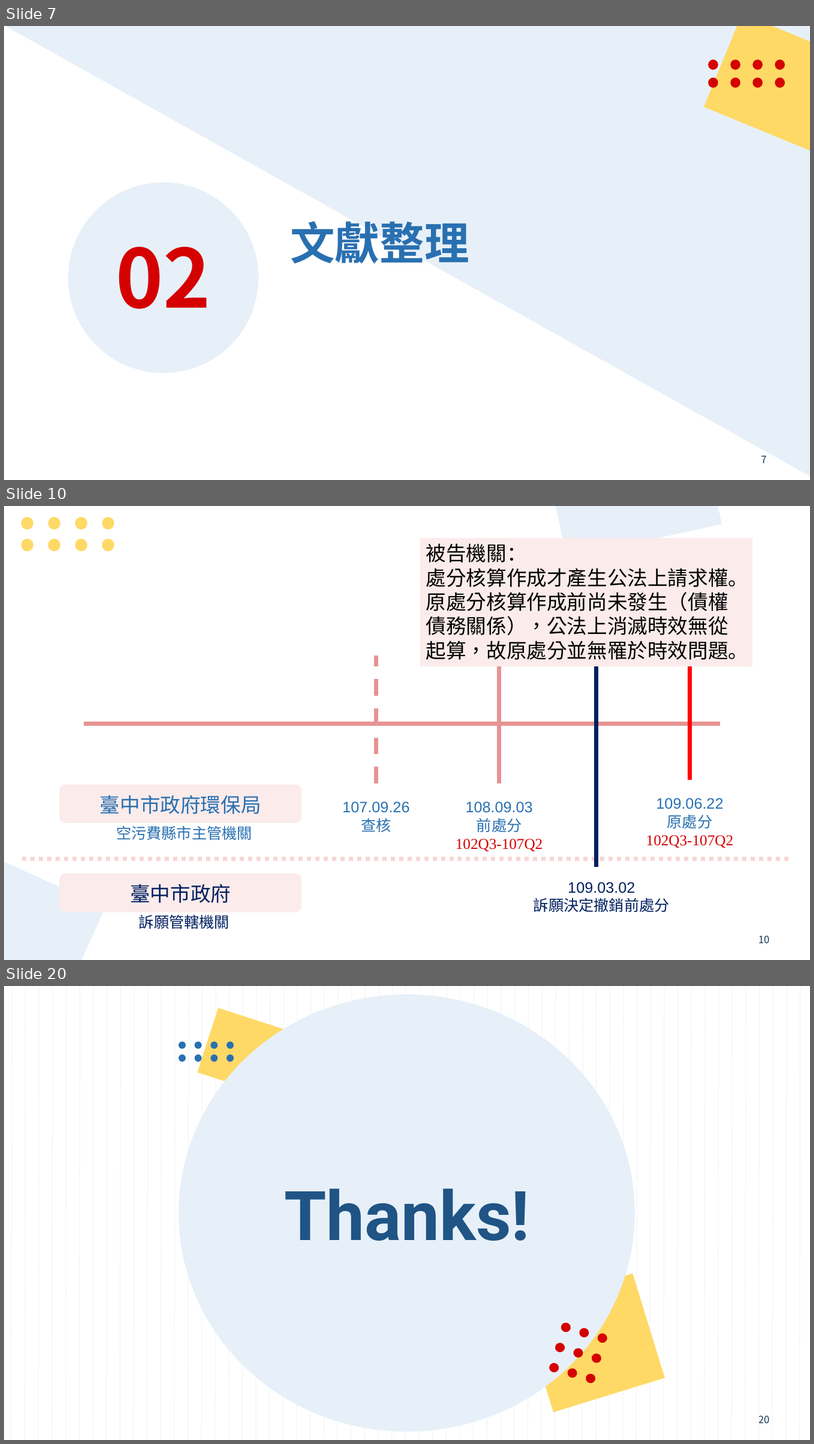
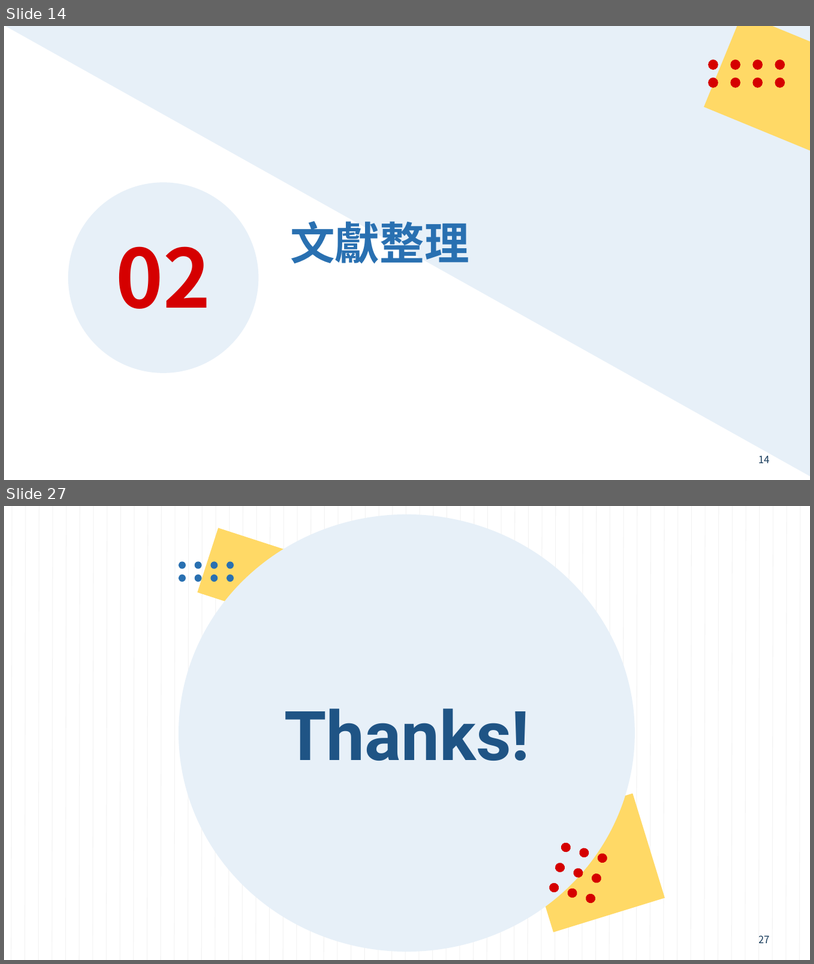
Before and after one commit to mt019/1121_Fiscal_Law, a slide deck: _material/_我的學期報告/_ppt/空氣污染防制基金.pptx. Shown one above the other, each under a label of ours: slides 7, 10 and 20 before the commit, slides 14 and 27 after it; the slides between them are not shown. The pictures are 814x1444 and 814x964 pixels, drawn with LibreOffice and Linux fonts; fonts in the diff are those of the drawing. Boxes give left, top, right and bottom in pixels: in the first picture for what was removed or moved away, otherwise in the second. Text is boxed around its words. In the diff, an @@ line names an element or a change of style, - is before the commit and + after.

```diff
--- a/_material/_我的學期報告/_ppt/空氣污染防制基金.pptx
+++ b/_material/_我的學期報告/_ppt/空氣污染防制基金.pptx
@@ slide 10 removed at box(4, 506, 810, 960), background #FFFFFF; not listed: 1 template element that a slide beside it also shows @@
@@ rectangle removed at box(546, 506, 722, 558) @@
@@ group removed at box(21, 517, 114, 552): 8 ellipses @@
@@ rectangle removed at box(420, 538, 753, 666) @@
-被告機關：
-處分核算作成才產生公法上請求權。原處分核算作成前尚未發生（債權債務關係），公法上消滅時效無從起算，故原處分並無罹於時效問題。
@@ line removed from (377, 784) to (377, 655) @@
@@ line removed from (500, 784) to (500, 655) @@
@@ line removed from (596, 867) to (596, 656) @@
@@ line removed from (690, 780) to (690, 652) @@
@@ line removed from (84, 723) to (721, 723) @@
@@ rounded rectangle removed at box(60, 784, 302, 823) @@
-臺中市政府環保局
@@ text removed at box(342, 801, 410, 832) @@
-107.09.26
-查核
@@ text removed at box(456, 801, 543, 851) @@
-108.09.03
-前處分
-102Q3-107Q2
@@ text removed at box(647, 798, 734, 847) @@
-109.06.22
-原處分
-102Q3-107Q2
@@ text removed at box(116, 826, 252, 840) @@
-空污費縣市主管機關
@@ rectangle removed at box(4, 842, 105, 960) @@
@@ line removed from (22, 859) to (792, 859) @@
@@ rounded rectangle removed at box(60, 873, 302, 912) @@
-臺中市政府
@@ text removed at box(534, 882, 670, 912) @@
-109.03.02
-訴願決定撤銷前處分
@@ text removed at box(139, 914, 230, 928) @@
-訴願管轄機關
@@ what was slide 7 is now slide 14 @@
@@ page number at box(759, 455, 770, 463): text changed @@
-7
+14
@@ what was slide 20 is now slide 27 @@
@@ page number at box(759, 935, 770, 943): text changed @@
-20
+27
```
Also in this commit, not shown: 4 slides changed, 16 slides added, 8 other slides removed, 11 other files.
